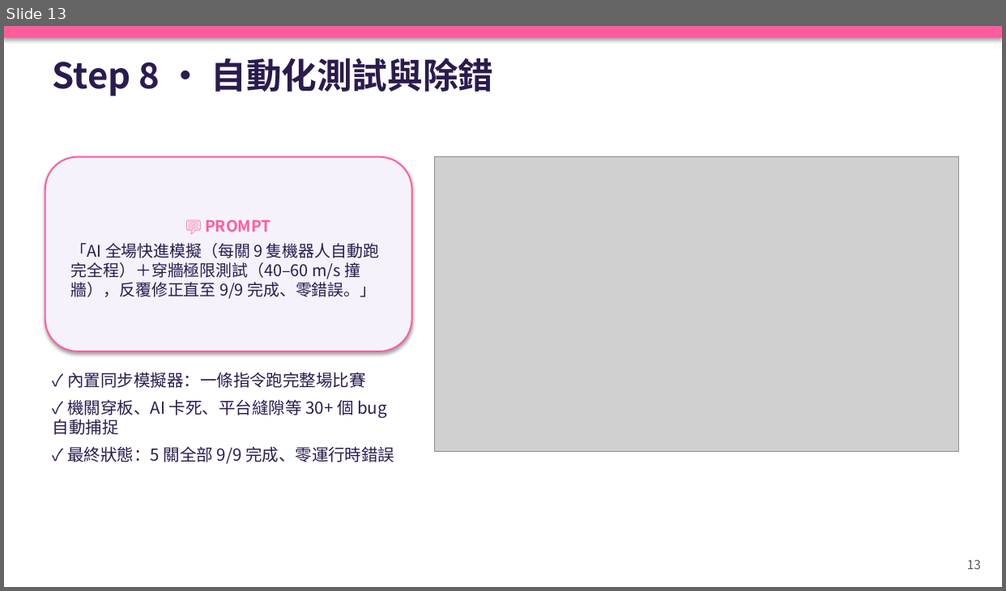
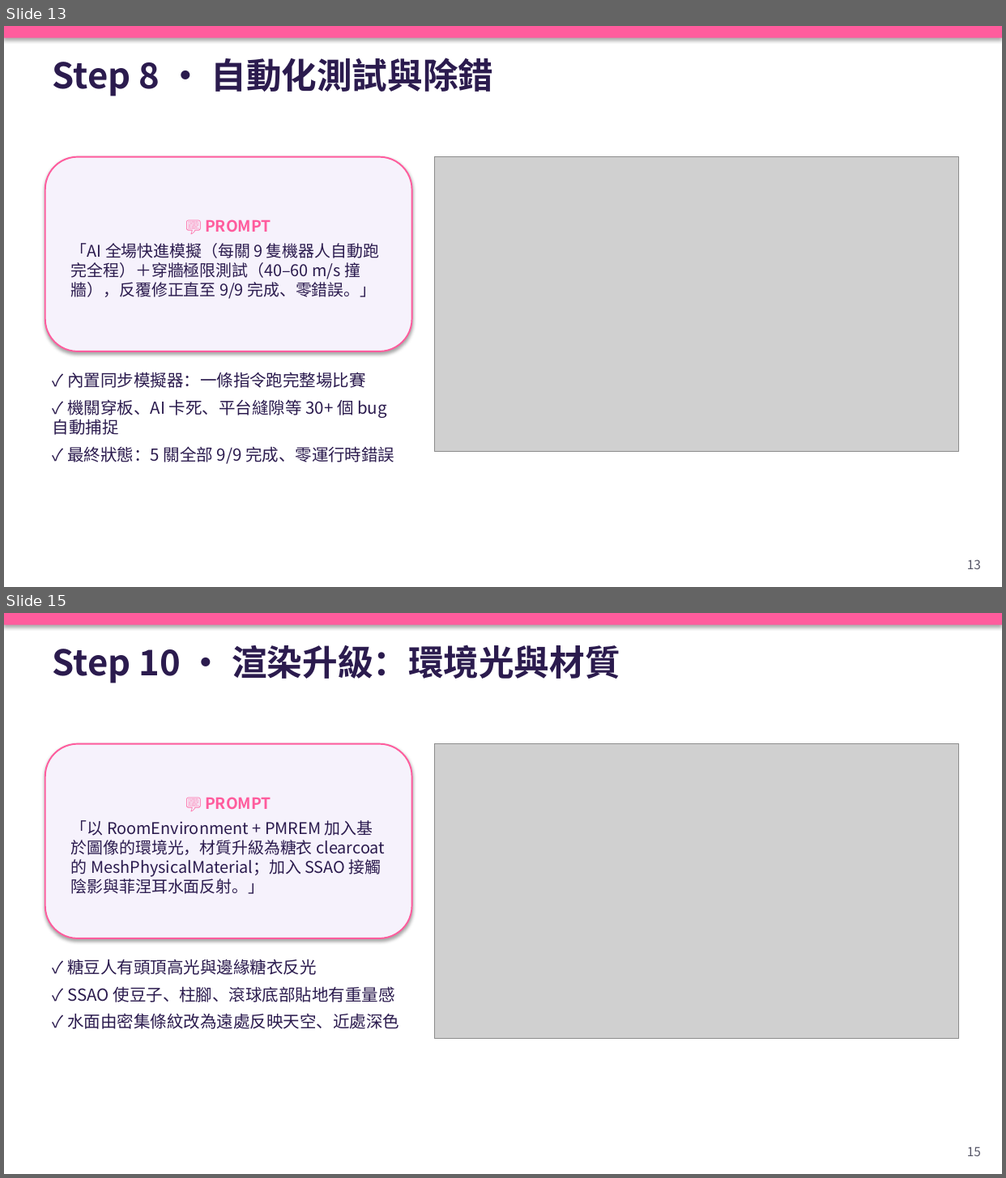
Before and after one commit to chengkaho98-svg/Mini3Dgame, a slide deck: 糖糖大亂鬥_AI開發Playbook.pptx. Shown one above the other, each under a label of ours: slide 13 before the commit, slides 13 and 15 after it; the slides between them are not shown. The pictures are 1006x591 and 1006x1178 pixels, drawn with LibreOffice and Linux fonts; fonts in the diff are those of the drawing; grey boxes stand for pictures. Boxes give left, top, right and bottom in pixels: in the first picture for what was removed or moved away, otherwise in the second. Text is boxed around its words. In the diff, an @@ line names an element or a change of style, - is before the commit and + after.

Commit message:
Fix edge-bumper wedge; cheaper split post FX; fairer win%; Playbook extended to 20 slides (ZH+EN)
Bumpers (E1)
- Root cause of the remaining 34 wedged cases: 7 bumpers stuck out past the
  road rail, so a player clamped on the rail touched the ball's outer face and
  the round push-out pinned them against the wall. Pulled them in so the ball
  edge sits ~0.3m inside the rail.
- Same 168-case matrix (8 clusters x 3 starts x 7 inputs): 134/168 -> 168/168,
  0 wedged, 0 falls. Average bumps through a cluster dropped (L1 c2: 9.5 -> 2.3).

Split-screen post FX (corrects an earlier claim)
- Measured properly with GPU sync: 4-view split with SSAO on every view was
  15.8ms, not the 60 FPS reported before. SSAO now runs only with up to 2
  views; 3-4 views keep bloom. 4-way split: 10.4ms (96 FPS on RTX 5070 Ti).

Win% (analytics.js)
- Softmax temperature now widens early and tightens late: mid-race nobody
  reads 0% (was 5 of 8 racers at 0% seconds after the start).
- Once someone has finished first, still-running racers can no longer show
  100% (only the winner keeps it).

Playbook: +5 steps (game feel, lighting/materials, outlines+split post FX,
test matrix, win% + local-LLM commentator), + analytics architecture diagram,
refreshed results. 14 -> 20 slides, ZH and EN. Visual gate 20/20 on both.
Step 9 and Step 12 reuse earlier screenshots.

Verified: bumper matrix 168/168; all 5 levels 9/9 bots; zero runtime errors.

```diff
--- a/糖糖大亂鬥_AI開發Playbook.pptx
+++ b/糖糖大亂鬥_AI開發Playbook.pptx
@@ slide 15 added at (4, 613, 1002, 1174), background #FFFFFF @@
@@ rectangle added at (4, 613, 1002, 625), fill #FF5C9D @@
@@ text added at (53, 645, 620, 683), 34 pt, text #2B1B4E, bold @@
+Step 10 · 渲染升級：環境光與材質
@@ rounded rectangle added at (45, 744, 412, 939), fill #F6F2FC, outline #FF5C9D 1.5 pt, 15.5 pt, text #2B1B4E @@
+💬 PROMPT
+「以 RoomEnvironment + PMREM 加入基於圖像的環境光，材質升級為糖衣 clearcoat 的 MeshPhysicalMaterial；加入 SSAO 接觸陰影與菲涅耳水面反射。」
@@ picture added at (434, 744, 958, 1039) @@
@@ text added at (67, 959, 399, 1029), 16 pt, text #2B1B4E @@
+✓ 糖豆人有頭頂高光與邊緣糖衣反光
+✓ SSAO 使豆子、柱腳、滾球底部貼地有重量感
+✓ 水面由密集條紋改為遠處反映天空、近處深色
@@ text added at (967, 1147, 981, 1157), 12 pt, text #555566 @@
+15
```
Also in this commit, not shown: 2 slides changed, 5 other slides added, 25 other files.
